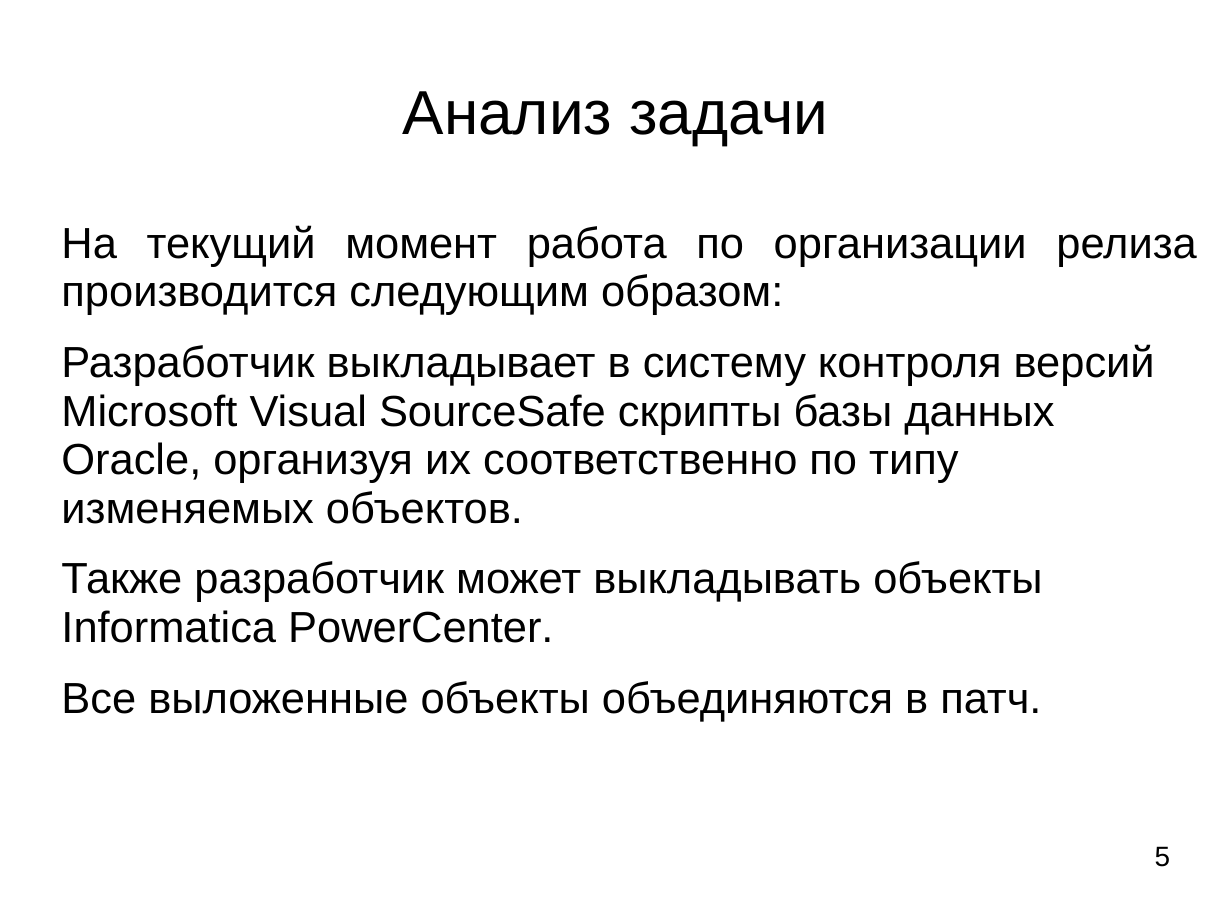
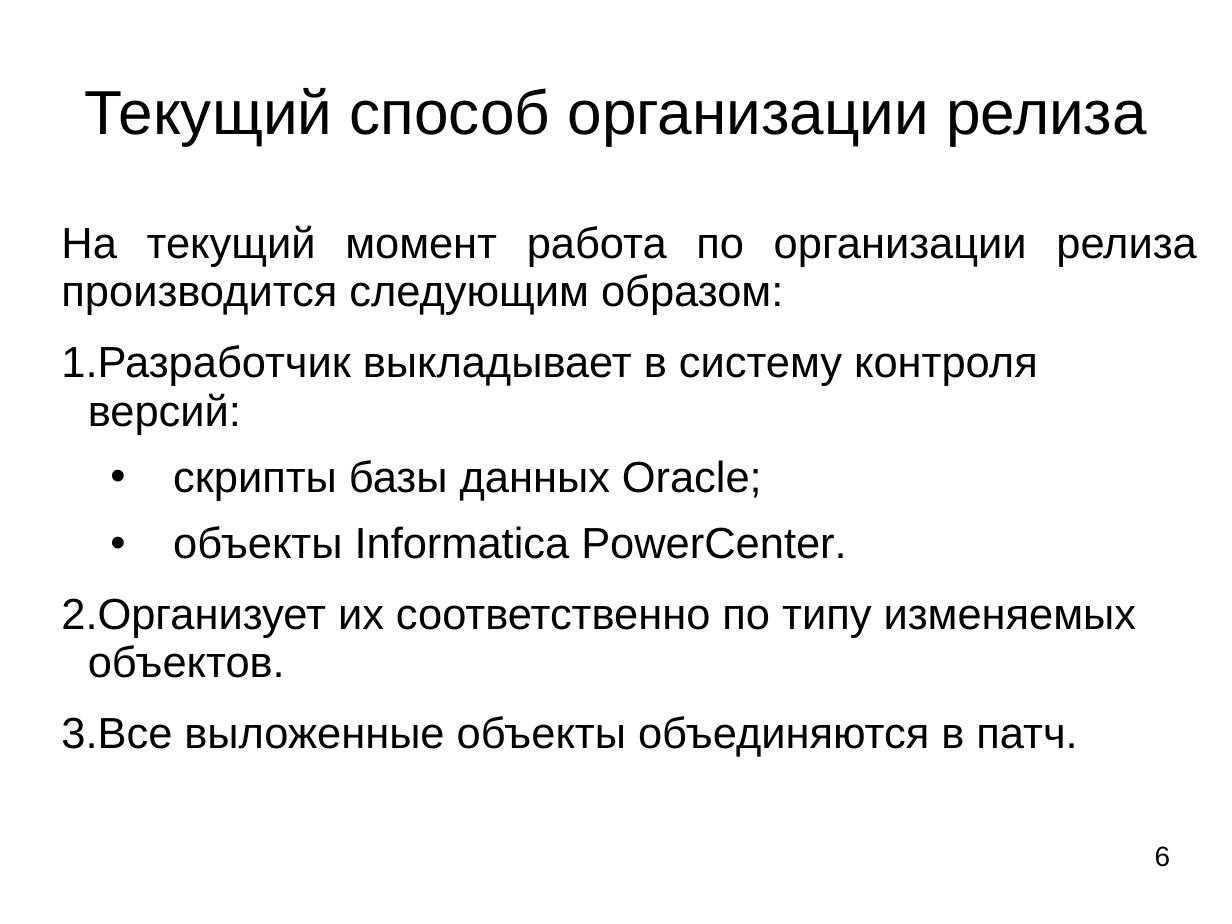
Before and after one commit to ledenevdmitry/CoreApp, a slide deck: slide 5 of LedenevDiplom.ppt (slide 6 before the commit). Drawn at 1232x924 pixels with LibreOffice and Linux fonts; fonts in the diff are those of the drawing. Boxes give left, top, right and bottom in pixels: in the first picture for what was removed or moved away, otherwise in the second. Text is boxed around its words. In the diff, an @@ line names an element or a change of style, - is before the commit and + after.

```diff
--- a/LedenevDiplom.ppt
+++ b/LedenevDiplom.ppt
@@ title at <box>84,88,1147,145</box>: text changed @@
-Анализ задачи
+Текущий способ организации релиза
@@ text at <box>61,345,1137,678</box>: text changed @@
-Разработчик выкладывает в систему контроля версий Microsoft Visual SourceSafe скрипты базы данных Oracle, организуя их соответственно по типу изменяемых объектов.
-Также разработчик может выкладывать объекты Informatica PowerCenter.
+1. Разработчик выкладывает в систему контроля версий:
+  • скрипты базы данных Oracle;
+  • объекты Informatica PowerCenter.
+2. Организует их соответственно по типу изменяемых объектов.
@@ text at <box>61,716,1077,757</box>: bullet none to 1. @@
@@ text at <box>1155,846,1171,867</box>: text changed @@
-5
+6
```
Also in this commit, not shown: 9 other slides changed, 4 slides removed, 2 other files.
